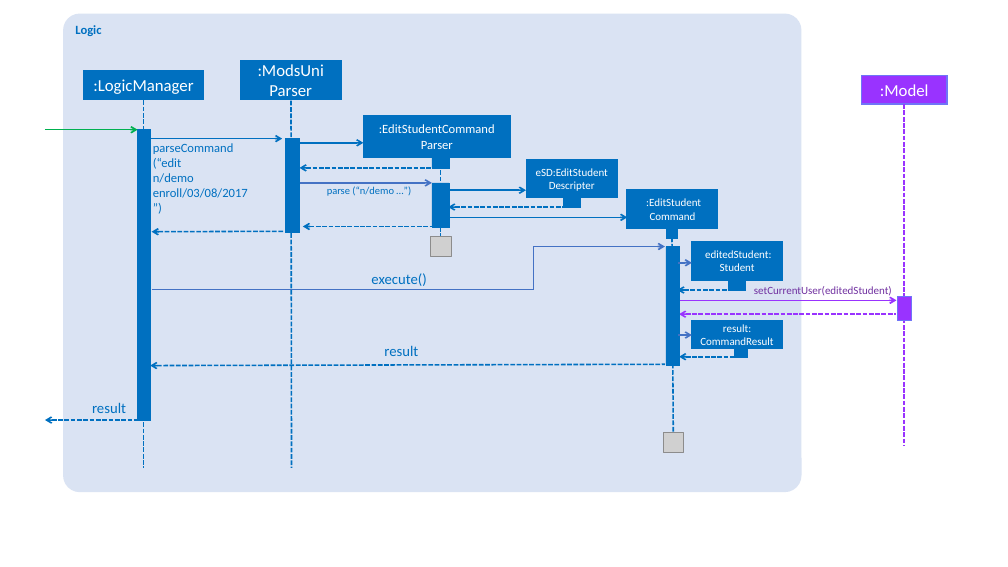
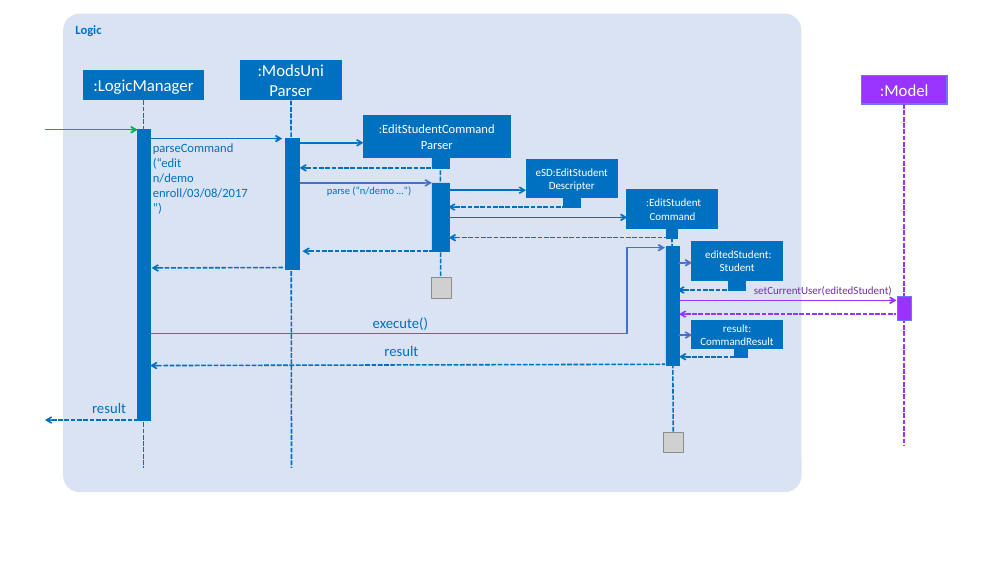
Before and after one commit to deming16/main, a slide deck: slide 1 of docs/diagrams/SDforEditStudentCommandLogicAndModel.pptx. Drawn at 1008x567 pixels with LibreOffice and Linux fonts; fonts in the diff are those of the drawing; grey boxes stand for pictures. Boxes give left, top, right and bottom in pixels: in the first picture for what was removed or moved away, otherwise in the second. Text is boxed around its words. In the diff, an @@ line names an element or a change of style, - is before the commit and + after.

```diff
--- a/docs/diagrams/SDforEditStudentCommandLogicAndModel.pptx
+++ b/docs/diagrams/SDforEditStudentCommandLogicAndModel.pptx
@@ rectangle: place and size @@
-rectangle at (285,138,299,232)
+rectangle at (285,138,299,268)
@@ line moved from (440, 158) - (440, 240) to (440, 158) - (441, 278) @@
@@ rectangle: place and size @@
-rectangle at (432,183,449,227)
+rectangle at (432,183,449,252)
@@ arrow added from (672, 237) to (449, 237), #0070C0 1.5 pt dashed @@
@@ elbow arrow moved from (152, 290) - (665, 247) to (149, 333) - (665, 248) @@
@@ arrow moved from (152, 232) - (284, 231) to (152, 268) - (284, 268) @@
@@ arrow moved from (303, 227) - (441, 227) to (302, 251) - (440, 251) @@
@@ picture: place and size @@
-picture at (431,236,451,256)
+picture at (432,278,452,298)
@@ text "execute()": place and size @@
-text "execute()" at (371,273,426,286)
+text "execute()" at (373,317,428,330)
```
Also in this commit, not shown: 1 other file.
